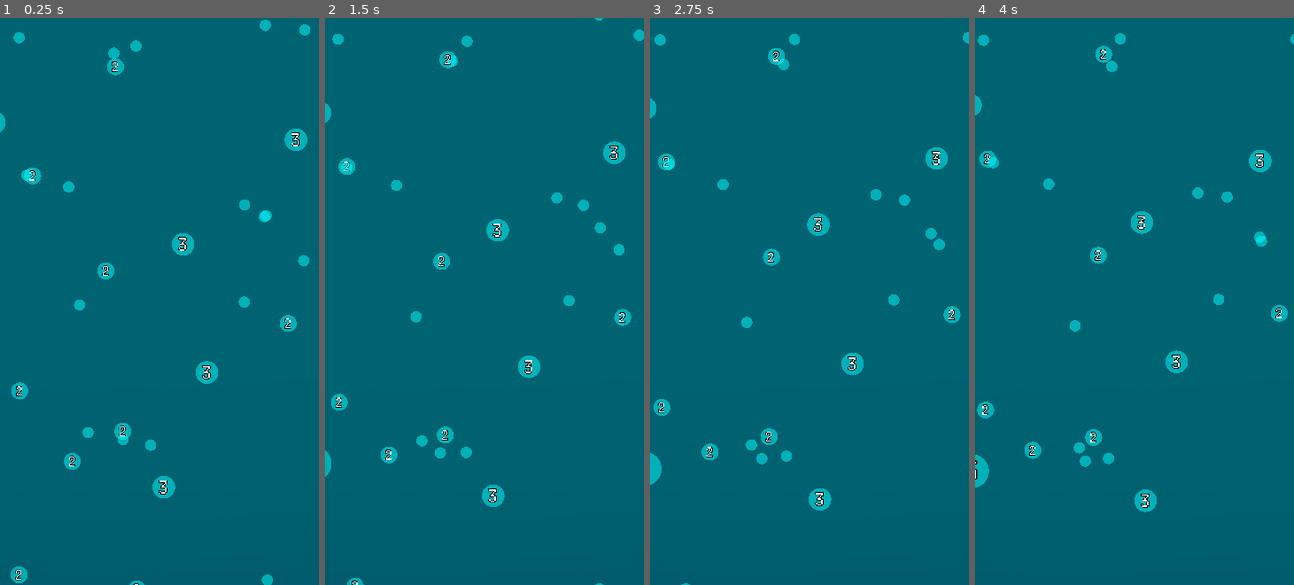
Above: before the commit, frames 1-4 (left to right).
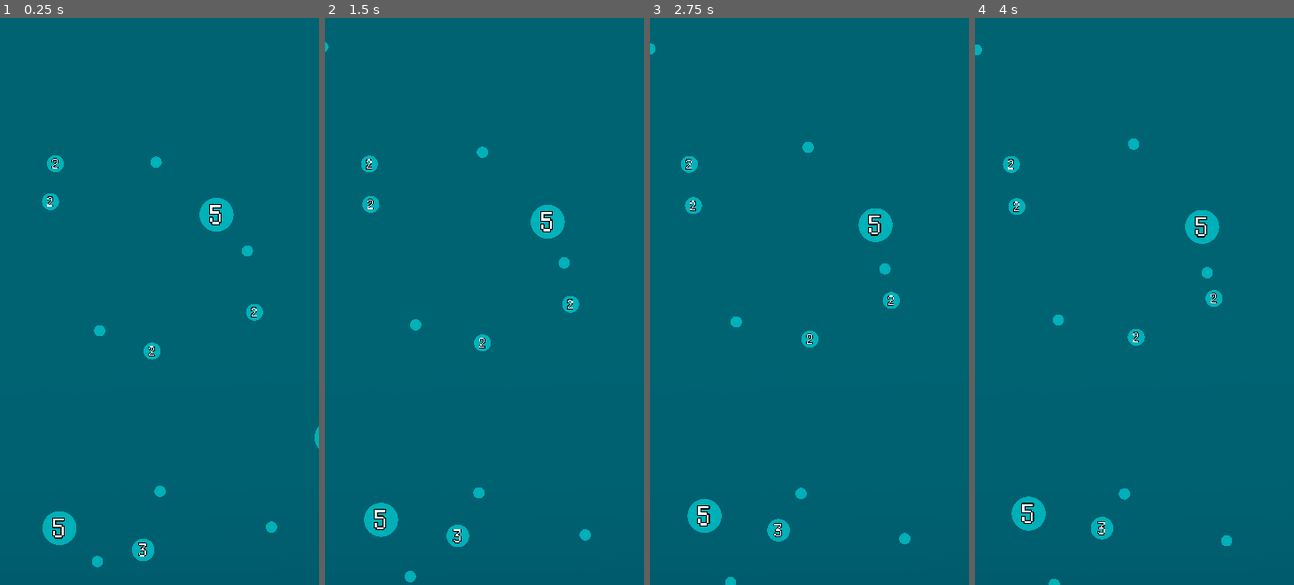
Above: after the commit, the same moments.

Repository: kamikoloss/sharking
Game: Godot game, scene res://scenes/server.tscn
Same seed, same stepped clock (60 frames per second), same inputs: the game is played once before the commit and once after it. This scene is started directly instead of the project's main scene.
Inputs:
- Up to frame 1 (0.25 s): no input
- Up to frame 2 (1.5 s): no input
- Up to frame 3 (2.75 s): no input
- Up to frame 4 (4 s): no input

The runs differ from the first frame. In frame 1, 4.8% of the frame differs, in the area x 0-100%, y 0-100%; in frame 2, 4.7%; in frame 3, 4.7%; in frame 4, 4.8%.

Commit message:
Server の情報が同期されない不具合を修正した

Diff:
--- a/scenes/client.tscn
+++ b/scenes/client.tscn
@@ -6,11 +6,11 @@
 [ext_resource type="PackedScene" uid="uid://52tpbo5enhtq" path="res://scenes/hero.tscn" id="5_e5wad"]
 [ext_resource type="Theme" uid="uid://cji20uu480k3h" path="res://themes/default.tres" id="6_63squ"]
 
-[node name="Client" type="Node2D" node_paths=PackedStringArray("_level", "_ws_client", "_button_center", "_button_left", "_button_right", "_debug_label_game_mode", "_debug_label_peer_id", "_debug_label_hero_move_state", "_debug_label_hero_charge")]
+[node name="Client" type="Node2D" node_paths=PackedStringArray("_ws_client", "_level", "_button_center", "_button_left", "_button_right", "_debug_label_game_mode", "_debug_label_peer_id", "_debug_label_hero_move_state", "_debug_label_hero_charge")]
 script = ExtResource("1_rfnpf")
+_ws_client = NodePath("WebSocketClient")
 _level = NodePath("Level")
 _hero_scene = ExtResource("5_e5wad")
-_ws_client = NodePath("WebSocketClient")
 _button_center = NodePath("CanvasLayer/Control/ButtonCenter")
 _button_left = NodePath("CanvasLayer/Control/ButtonLeft")
 _button_right = NodePath("CanvasLayer/Control/ButtonRight")
--- a/scenes/server.tscn
+++ b/scenes/server.tscn
@@ -4,10 +4,10 @@
 [ext_resource type="PackedScene" uid="uid://kjnwwo7e3v13" path="res://addons/godot-websocket-nodes/WebSocketServer.tscn" id="2_reafv"]
 [ext_resource type="PackedScene" uid="uid://dhwvkf3taw8db" path="res://scenes/level.tscn" id="3_juxhr"]
 
-[node name="Server" type="Node2D" node_paths=PackedStringArray("_level", "_ws_server")]
+[node name="Server" type="Node2D" node_paths=PackedStringArray("_ws_server", "_level")]
 script = ExtResource("1_v6r88")
+_ws_server = NodePath("WebSocketServer")
 _level = NodePath("Level")
-_ws_server = NodePath("WebSocketServer")
 
 [node name="WebSocketServer" parent="." instance=ExtResource("2_reafv")]
 
--- a/scripts/client.gd
+++ b/scripts/client.gd
@@ -21,14 +21,15 @@
 				_button_center.text = "MOVE"
 var _peer_id = -1
 
-@export var _level: Level
-@export var _hero_scene: PackedScene
-var _main_hero: Hero
-
 # WebSocket
 @export var _ws_client: WebSocketClient
 @export var _ws_address = "ws://localhost:8000"
 @export var _send_interval: float = 0.05
+
+# Game Nodes
+@export var _level: Level
+@export var _hero_scene: PackedScene
+var _main_hero: Hero
 
 # UI
 @export var _button_center: Button
--- a/scripts/level.gd
+++ b/scripts/level.gd
@@ -23,8 +23,7 @@
 @export var _hero_scene: PackedScene
 @export var _heros_parent_node: Node2D
 
-var _level_size: int = 640 # Level の大きさ (px, 辺/2)
-var _rng = RandomNumberGenerator.new()
+var _level_size: int = 800 # Level の大きさ (px, 辺/2)
 
 
 func _ready() -> void:
@@ -130,6 +129,6 @@
 
 # Level 内のランダムな座標を取得する
 func _get_random_position() -> Vector2:
-	var x = _rng.randi_range(_level_size * -1, _level_size)
-	var y = _rng.randi_range(_level_size * -1, _level_size)
+	var x = randi_range(_level_size * -1, _level_size)
+	var y = randi_range(_level_size * -1, _level_size)
 	return Vector2(x, y)
--- a/scripts/server.gd
+++ b/scripts/server.gd
@@ -2,12 +2,12 @@
 extends Node2D
 
 
-# Game Nodes
-@export var _level: Level
-
 # WebSocket
 @export var _ws_server: WebSocketServer
 var _ws_port: int = 8000
+
+# Game Nodes
+@export var _level: Level
 
 var _respawn_exps_timer: float = 0.0 # 最後に EXP を復活させてから何秒経ったかのタイマー
 var _respawn_exps_cooltime: float = 5.0 # 何秒ごとに EXP が復活するか
@@ -78,7 +78,7 @@
 		_send_message_to_peers(message, peer_id)
 
 	# Server 上の情報を更新する
-	match message:
+	match message["type"]:
 		# Hero が生成されたとき
 		Message.MessageType.HERO_SPAWNED:
 			_level.spawn_hero(message["pid"])
@@ -134,12 +134,10 @@
 func _respawn_exps() -> void:
 	var exps = _level.respawn_exps_to_limit()
 	var exps_data = []
-	var total_point = 0
 	for exp in exps:
+		_level.spawn_exp(exp.id, exp.point, exp.position)
 		exps_data.append({ "id": exp.id, "pt": exp.point, "pos": exp.position })
-		_level.spawn_exp(exp.id, exp.point, exp.position)
-		total_point += exp.point
 
-	print("[Server] Respaened exps. Count: %s, Total Point: %s" % [exps_data.size(), total_point])
+	print("[Server] Respaened exps. Count: %s" % [exps_data.size()])
 	var msg = { "type": Message.MessageType.EXP_SPAWNED, "exps": exps_data }
 	_send_message_to_peers(msg)
